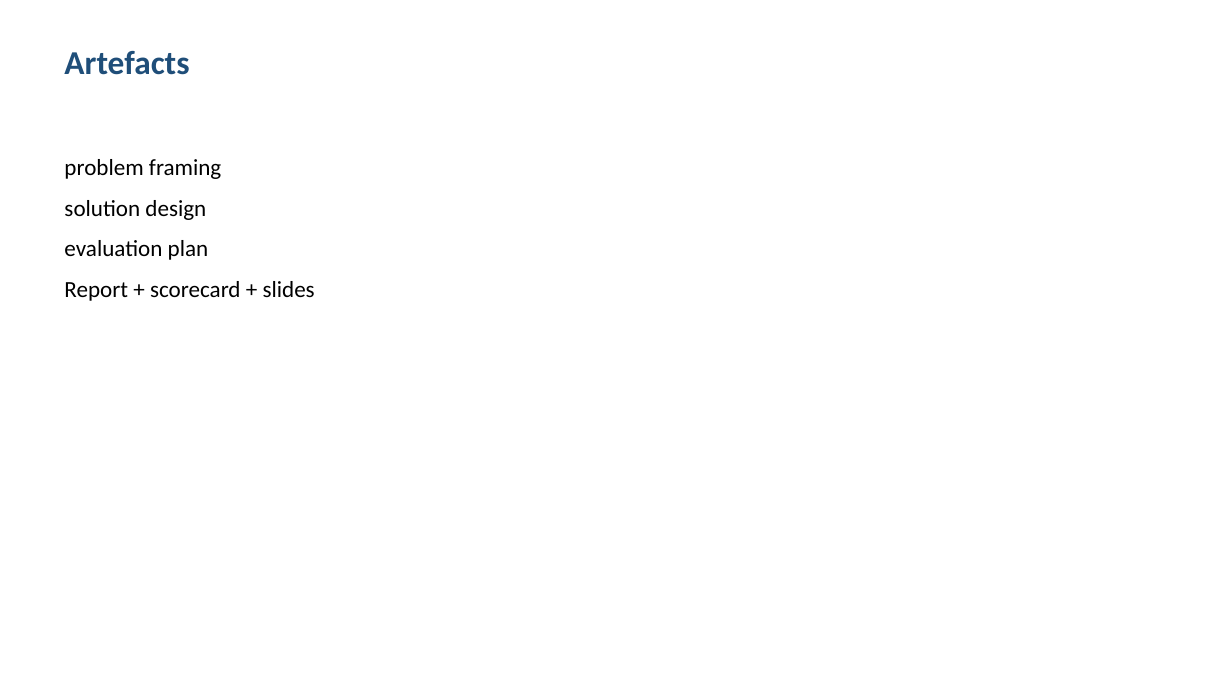
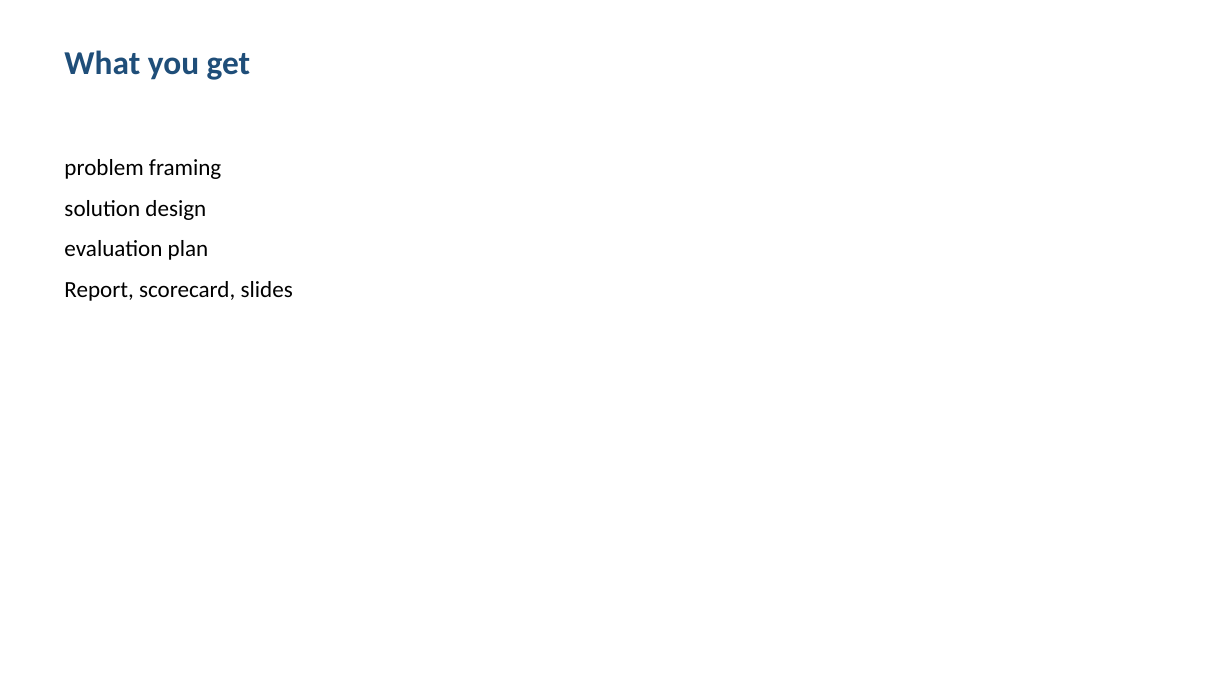
Before and after one commit to shohrabniaz/academic-integrity-risk-pattern-analysis, a slide deck: slide 3 of Final_Submission/02_Presentation.pptx. Drawn at 1232x693 pixels with LibreOffice and Linux fonts; fonts in the diff are those of the drawing. Boxes give left, top, right and bottom in pixels: in the first picture for what was removed or moved away, otherwise in the second. Text is boxed around its words. In the diff, an @@ line names an element or a change of style, - is before the commit and + after.

```diff
--- a/Final_Submission/02_Presentation.pptx
+++ b/Final_Submission/02_Presentation.pptx
@@ text at (64, 50, 251, 80): text changed @@
-Artefacts
+What you get
@@ text at (64, 281, 293, 301): text changed @@
-Report + scorecard + slides
+Report, scorecard, slides
```
Also in this commit, not shown: 3 other slides changed, 12 other files.
